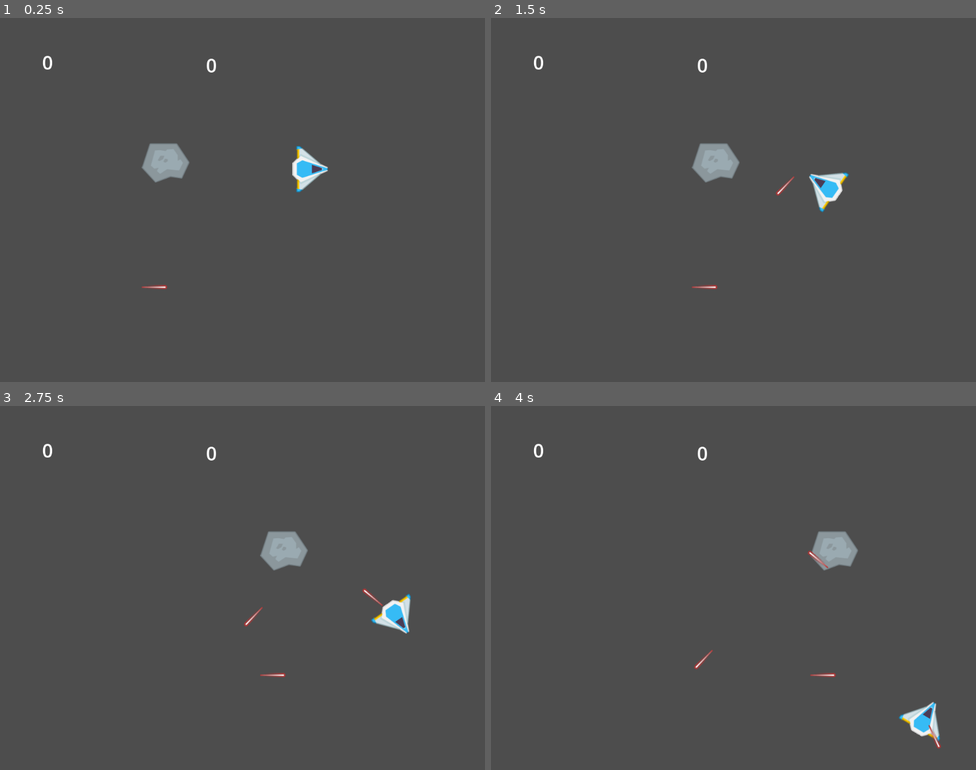
Above: before the commit, frames 1-4 (two rows, left to right).
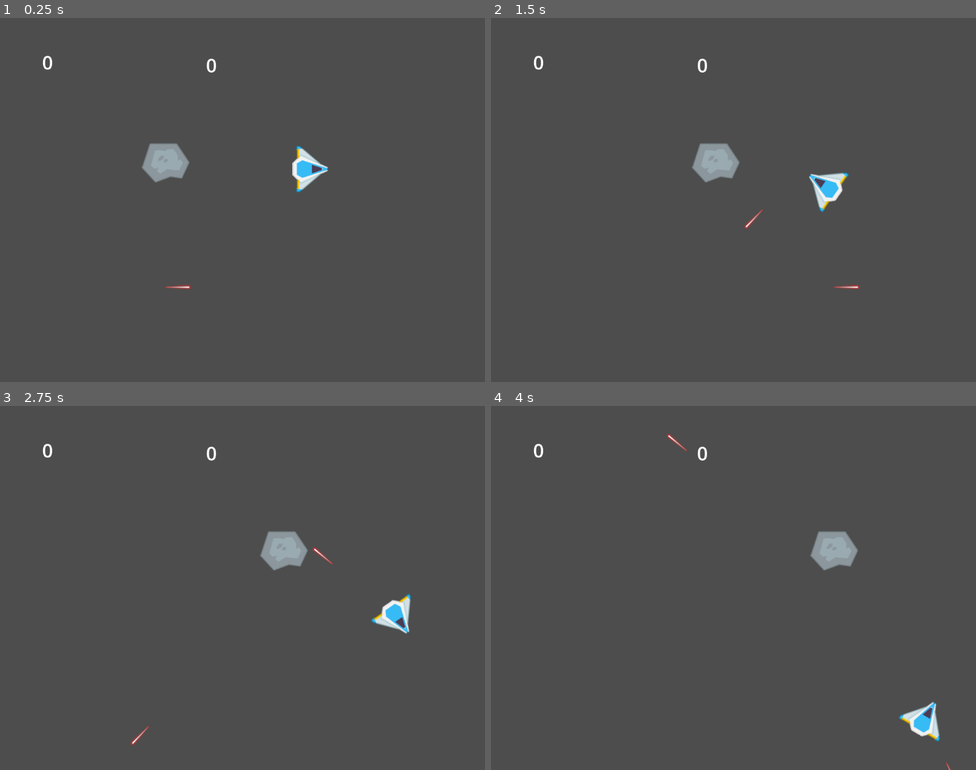
Above: after the commit, the same moments.

Repository: TheGabmeister/games-godot
Game: Godot game, scene res://levels/main.tscn
The game is run twice, just before and just after one commit, with the same random seed, the same clock (stepped at 60 frames per second) and the same inputs.
Inputs (mouse positions are in pixels of both pictures, inside the frame that each line leads up to):
- Up to frame 1 (0.25 s): no input
- Up to frame 2 (1.5 s): move the mouse to (840, 181) at 0.52 s; press the mouse at (840, 181) at 0.53 s; hold Right (move_right) 0.53-1.28 s; move the mouse to (636, 218) at 1.27 s; release the mouse at (636, 218) at 1.28 s; hold Down (move_down) from 1.28 s (still down); click (636, 218) at 1.35 s
- Up to frame 3 (2.75 s): move the mouse to (291, 507) at 2.02 s; release Down (move_down) at 2.03 s; press the mouse at (291, 507) at 2.03 s; hold Right (move_right) from 2.03 s (still down)
- Up to frame 4 (4 s): move the mouse to (709, 660) at 2.77 s; release Right (move_right) at 2.78 s; release the mouse at (709, 660) at 2.78 s; hold W (move_up) 2.78-3.53 s; click (709, 660) at 2.85 s; move the mouse to (879, 642) at 3.52 s; press the mouse at (879, 642) at 3.53 s; hold Left (move_left) from 3.53 s (still down)

The runs differ from the first frame. In frame 1, less than 0.1% of the frame differs, in the area x 29-40%, y 73-75%; in frame 2, 0.2%; in frame 3, 0.2%; in frame 4, 0.3%, in the area x 36-95%, y 7-100%.

Commit message:
Add hitbox and hurtbox

Diff:
--- a/asteroids/enemies/asteroid.tscn
+++ b/asteroids/enemies/asteroid.tscn
@@ -1,9 +1,10 @@
-[gd_scene load_steps=5 format=3 uid="uid://bi55hoqcx5a3w"]
+[gd_scene load_steps=6 format=3 uid="uid://bi55hoqcx5a3w"]
 
 [ext_resource type="PackedScene" uid="uid://bmby60d0hoagw" path="res://utils/base_2d.tscn" id="1_cl75w"]
 [ext_resource type="Texture2D" uid="uid://cqqfok8ee4x5v" path="res://enemies/asteroid_big_01.png" id="2_d7sp4"]
 [ext_resource type="Script" uid="uid://1ijgpe82c6qs" path="res://enemies/enemy.gd" id="2_l2316"]
 [ext_resource type="PackedScene" uid="uid://bfj2uwo7hu5qb" path="res://utils/move_forward_2d.tscn" id="3_l2316"]
+[ext_resource type="PackedScene" uid="uid://dbf0d7lx0nrub" path="res://utils/hurtbox_2d.tscn" id="5_l2316"]
 
 [node name="Asteroid" instance=ExtResource("1_cl75w")]
 script = ExtResource("2_l2316")
@@ -11,9 +12,10 @@
 [node name="Sprite2D" parent="." index="0"]
 texture = ExtResource("2_d7sp4")
 
-[node name="CollisionPolygon2D" type="CollisionPolygon2D" parent="Area2D" index="0"]
-polygon = PackedVector2Array(-33, -42, 23, -42, 50, -1, 34, 33, 10, 30, -21, 42, -51, 10)
+[node name="MoveForward2D" parent="." index="1" instance=ExtResource("3_l2316")]
 
-[node name="MoveForward2D" parent="." index="2" instance=ExtResource("3_l2316")]
+[node name="Hurtbox2d" parent="." index="2" instance=ExtResource("5_l2316")]
+collision_layer = 0
 
-[connection signal="area_entered" from="Area2D" to="." method="_on_area_2d_area_entered"]
+[node name="CollisionPolygon2D" type="CollisionPolygon2D" parent="Hurtbox2d" index="0"]
+polygon = PackedVector2Array(-34, -42, 23, -41, 50, -1, 34, 33, 10, 29, -21, 41, -51, 8)
--- a/asteroids/enemies/enemy.gd
+++ b/asteroids/enemies/enemy.gd
@@ -2,6 +2,6 @@
 
 @export var _score = 100
 
-func _on_area_2d_area_entered(area: Area2D) -> void:
+func _on_area_2d_area_entered(area: Area2D):
 	Bus.enemy_killed.emit(_score)
-	pass # Replace with function body.
+	queue_free()
--- a/asteroids/player/player.gd
+++ b/asteroids/player/player.gd
@@ -27,6 +27,6 @@
 		_cooldown -= delta
 
 
-func _on_hitbox_area_entered(area: Area2D) -> void:
+func _on_hitbox_area_entered():
 	# die
 	pass
--- a/asteroids/player/player.tscn
+++ b/asteroids/player/player.tscn
@@ -15,6 +15,7 @@
 texture = ExtResource("2_rkbax")
 
 [node name="Hitbox" type="Area2D" parent="."]
+collision_mask = 0
 
 [node name="CollisionShape2D" type="CollisionShape2D" parent="Hitbox"]
 scale = Vector2(5, 5)
--- a/asteroids/player/player_shot.tscn
+++ b/asteroids/player/player_shot.tscn
@@ -1,12 +1,9 @@
-[gd_scene load_steps=6 format=3 uid="uid://ds1i3vt5k2bu6"]
+[gd_scene load_steps=5 format=3 uid="uid://ds1i3vt5k2bu6"]
 
 [ext_resource type="PackedScene" uid="uid://bmby60d0hoagw" path="res://utils/base_2d.tscn" id="1_cdfcj"]
-[ext_resource type="Script" uid="uid://cas60fu4srjpm" path="res://projectiles/projectile.gd" id="2_ea4s5"]
+[ext_resource type="Script" uid="uid://cas60fu4srjpm" path="res://utils/hurtbox_2d.gd" id="2_ea4s5"]
 [ext_resource type="Texture2D" uid="uid://d4fs6bm54mmh6" path="res://player/player_shot.png" id="2_l6nq1"]
 [ext_resource type="PackedScene" uid="uid://bfj2uwo7hu5qb" path="res://utils/move_forward_2d.tscn" id="3_it606"]
-
-[sub_resource type="RectangleShape2D" id="RectangleShape2D_it606"]
-size = Vector2(56, 12)
 
 [node name="PlayerShot" instance=ExtResource("1_cdfcj")]
 script = ExtResource("2_ea4s5")
@@ -15,13 +12,5 @@
 rotation = 1.5708
 texture = ExtResource("2_l6nq1")
 
-[node name="Area2D" parent="." index="1"]
-collision_layer = 2
-collision_mask = 4
-
-[node name="CollisionShape2D" type="CollisionShape2D" parent="Area2D" index="0"]
-shape = SubResource("RectangleShape2D_it606")
-
-[node name="MoveForward" parent="." index="2" instance=ExtResource("3_it606")]
-
-[connection signal="area_entered" from="Area2D" to="." method="_on_area_2d_area_entered"]
+[node name="MoveForward" parent="." index="1" instance=ExtResource("3_it606")]
+_speed = 300.0
--- a/asteroids/utils/base_2d.tscn
+++ b/asteroids/utils/base_2d.tscn
@@ -3,5 +3,3 @@
 [node name="Base2D" type="Node2D"]
 
 [node name="Sprite2D" type="Sprite2D" parent="."]
-
-[node name="Area2D" type="Area2D" parent="."]
--- /dev/null
+++ b/asteroids/utils/hitbox_2d.gd
@@ -0,0 +1,4 @@
+extends Node2D
+
+func on_hit():
+	pass
--- /dev/null
+++ b/asteroids/utils/hitbox_2d.tscn
@@ -0,0 +1,6 @@
+[gd_scene load_steps=2 format=3 uid="uid://dpw4qpk33nb8i"]
+
+[ext_resource type="Script" uid="uid://dm87yoeb7dtlt" path="res://utils/hitbox_2d.gd" id="1_fiy3a"]
+
+[node name="Hitbox2d" type="Area2D"]
+script = ExtResource("1_fiy3a")
--- /dev/null
+++ b/asteroids/utils/hurtbox_2d.tscn
@@ -0,0 +1,6 @@
+[gd_scene load_steps=2 format=3 uid="uid://dbf0d7lx0nrub"]
+
+[ext_resource type="Script" uid="uid://cas60fu4srjpm" path="res://utils/hurtbox_2d.gd" id="1_6yysp"]
+
+[node name="Hurtbox2d" type="Area2D"]
+script = ExtResource("1_6yysp")
Not shown, added: asteroids/utils/hitbox_2d.gd.uid
Renamed: asteroids/projectiles/projectile.gd -> asteroids/utils/hurtbox_2d.gd
Renamed: asteroids/projectiles/projectile.gd.uid -> asteroids/utils/hurtbox_2d.gd.uid
